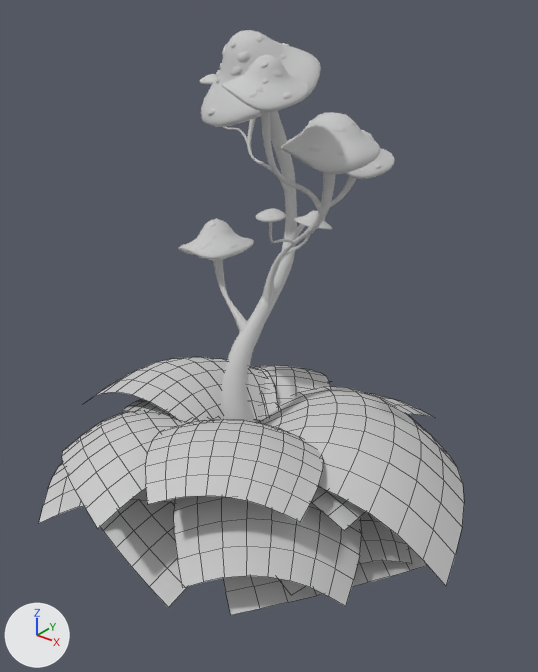
An edit to the FBX model Assets/Assets_Review/BoilerPlate_Template/Trees/Shrooms/Meshes/MSH_Shrooms.FBX, drawn before and after from the same camera.
One viewpoint serves both versions: a camera (50 mm lens) standing at (3.92, -4.84, 4.6) and looking at (0.12, -0.1, 1.66). Lighting does not change. The marker at lower left points along +X, +Y and +Z. Mesh edges are drawn as thin lines on the coarser meshes. Where no turn or scale is listed for an object, it has been applied to the vertices.

In view in the first picture: 'Shrooms_Leaves_GEO', 'Shrooms_Main_GEO'.
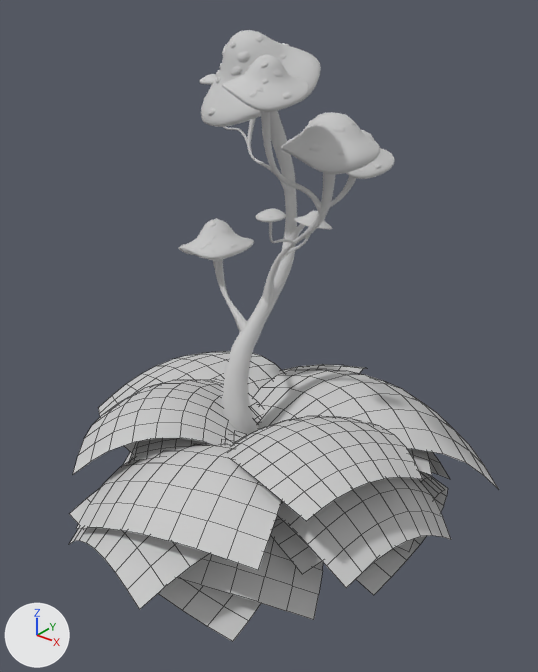
The change, as a list of edits to the scene's bpy script:
```text
Change me_mesh:
    where me_mesh.from_pydata(...)  # 1620 vertices, 1280 faces; spans x -1.76..2.22, y -2.09..1.68, z -0.23..1.2
    used by ob_shrooms_leaves_geo; location = (0.0, 0.0, 0.0)
    me_mesh part 1: the loose piece of 81 vertices spanning x -0.31..2.22, y -0.83..1.64, z -0.03..0.97 is turned 37.1 degrees about the z axis through the mesh origin
    me_mesh part 2: the loose piece of 81 vertices spanning x 0.01..1.79, y -1.25..0.39, z -0.08..0.43 is turned 37.1 degrees about the z axis through the mesh origin
    me_mesh part 3: the loose piece of 81 vertices spanning x -0.25..1.67, y -1.86..0.1, z 0.12..0.79 is turned 37.1 degrees about the z axis through the mesh origin
    me_mesh part 4: the loose piece of 81 vertices spanning x -1.41..0.47, y -0.43..1.47, z 0.17..0.69 is turned 37.1 degrees about the z axis through its middle and scaled by 1.28, then moved by (-0.53, -0.38, -0.03)
    me_mesh part 5: the loose piece of 81 vertices spanning x -1.76..0.42, y -2.06..0.06, z -0.09..0.73 is turned 37.1 degrees about the z axis through the mesh origin
    me_mesh part 6: the loose piece of 81 vertices spanning x -1.32..0.54, y -1.81..-0.1, z -0.07..0.42 is turned 37.1 degrees about the z axis through the mesh origin
    me_mesh part 7: the loose piece of 81 vertices spanning x -1.68..0.01, y -0.91..0.89, z 0.3..1.06 is turned 37.1 degrees about the z axis through the mesh origin
    me_mesh part 8: the loose piece of 81 vertices spanning x -0.73..1.09, y 0.09..1.68, z -0.23..0.61 is turned 37.1 degrees about the z axis through its middle and scaled by 1.08, then moved by (-0.61, -0.02, -0.01)
    me_mesh part 9: the loose piece of 81 vertices spanning x -1.6..0.33, y -2.09..-0.16, z 0.28..1.02 is turned 37.1 degrees about the z axis through the mesh origin
    me_mesh part 10: the loose piece of 81 vertices spanning x -0.38..1.33, y -1.86..-0.11, z 0.67..1.2 is turned 37.1 degrees about the z axis through the mesh origin
    me_mesh part 11: the loose piece of 81 vertices spanning x -0.04..1.86, y -1.61..0.29, z -0.1..0.25 is turned 37.1 degrees about the z axis through the mesh origin
    me_mesh part 12: the loose piece of 81 vertices spanning x -1.29..0.09, y -0.56..0.86, z 0.4..0.75 is turned 37.1 degrees about the z axis through the mesh origin
    me_mesh part 13: the loose piece of 81 vertices spanning x -1.46..0.22, y -1.63..0.04, z -0.14..0.32 is turned 37.1 degrees about the z axis through its middle and scaled by 1.21, then moved by (0.58, -0.38, -0.01)
    me_mesh part 14: the loose piece of 81 vertices spanning x -1.16..-0.14, y -0.9..0.09, z 0.58..0.88 is turned 37.1 degrees about the z axis through the mesh origin
    me_mesh part 15: the loose piece of 81 vertices spanning x 0.02..1.49, y -0.86..0.68, z 0.31..0.82 is multiplied about its middle by the matrix ((0.802, -0.597, -0.002), (0.595, 0.8, -0.08), (0.049, 0.063, 0.997)), then moved by (-0.09, 0.47, 0.04)
    me_mesh part 16: the loose piece of 81 vertices spanning x -0.17..1.27, y -1.56..-0.12, z 0.24..0.52 is turned 37.1 degrees about the z axis through its middle and scaled by 1.13, then moved by (0.47, 0.5, -0.01)
    me_mesh part 17: the loose piece of 81 vertices spanning x 0.02..1.49, y -0.86..0.68, z 0.31..0.82 is copied, and the copy is multiplied about its middle by the matrix ((0.654, -0.909, 0.219), (0.913, 0.693, 0.19), (-0.134, 0.142, 1.124)), then moved by (-0.34, 0.78, -0.23); it spans x -0.26..1.61, y -0.25..1.53, z 0.11..0.56
```

Location of each change, (x1, y1, x2, y2) in pixels of the pictures (538 x 672 px; the box of a moved part takes in the faces that stretch with it):
'Shrooms_Leaves_GEO', reshaped (12% taller)
    before: (39, 357, 464, 615)
    after: (69, 351, 498, 641)
part 1 of me_mesh, moved or reshaped
    before: (258, 387, 464, 585)
    after: (253, 369, 498, 488)
part 2 of me_mesh, moved or reshaped
    before: (279, 512, 412, 595)
    after: (397, 471, 445, 553)
part 3 of me_mesh, moved or reshaped
    before: (174, 496, 362, 606)
    after: (277, 477, 451, 588)
part 4 of me_mesh, moved or reshaped
    before: (254, 365, 331, 404)
    after: (98, 351, 284, 453)
part 5 of me_mesh, moved or reshaped
    before: (39, 463, 175, 523)
    after: (69, 516, 280, 609)
part 6 of me_mesh, moved or reshaped
    before: (101, 500, 187, 607)
    after: (177, 535, 323, 620)
part 7 of me_mesh, moved or reshaped
    before: (88, 357, 267, 423)
    after: (73, 380, 259, 474)
part 8 of me_mesh, moved or reshaped
    before: (373, 394, 434, 418)
    after: (282, 364, 367, 373)
part 9 of me_mesh, moved or reshaped
    before: (62, 411, 189, 528)
    after: (77, 444, 282, 570)
part 10 of me_mesh, moved or reshaped
    before: (145, 419, 323, 522)
    after: (231, 416, 423, 521)
part 11 of me_mesh, moved or reshaped
    before: (223, 546, 427, 615)
    after: (356, 475, 448, 595)
part 12 of me_mesh, moved or reshaped
    before: (255, 368, 278, 423)
    after: (130, 379, 261, 461)
part 13 of me_mesh, moved or reshaped (not visible before)
    after: (70, 489, 261, 641)
part 14 of me_mesh, moved or reshaped
    before: (123, 399, 199, 422)
    after: (134, 433, 246, 461)
part 15 of me_mesh, moved or reshaped
    before: (311, 487, 366, 531)
    after: (407, 449, 432, 475)
part 16 of me_mesh, moved or reshaped (not visible before)
    after: (270, 519, 322, 574)
part 17 of me_mesh, added
    after: (427, 451, 450, 479)
